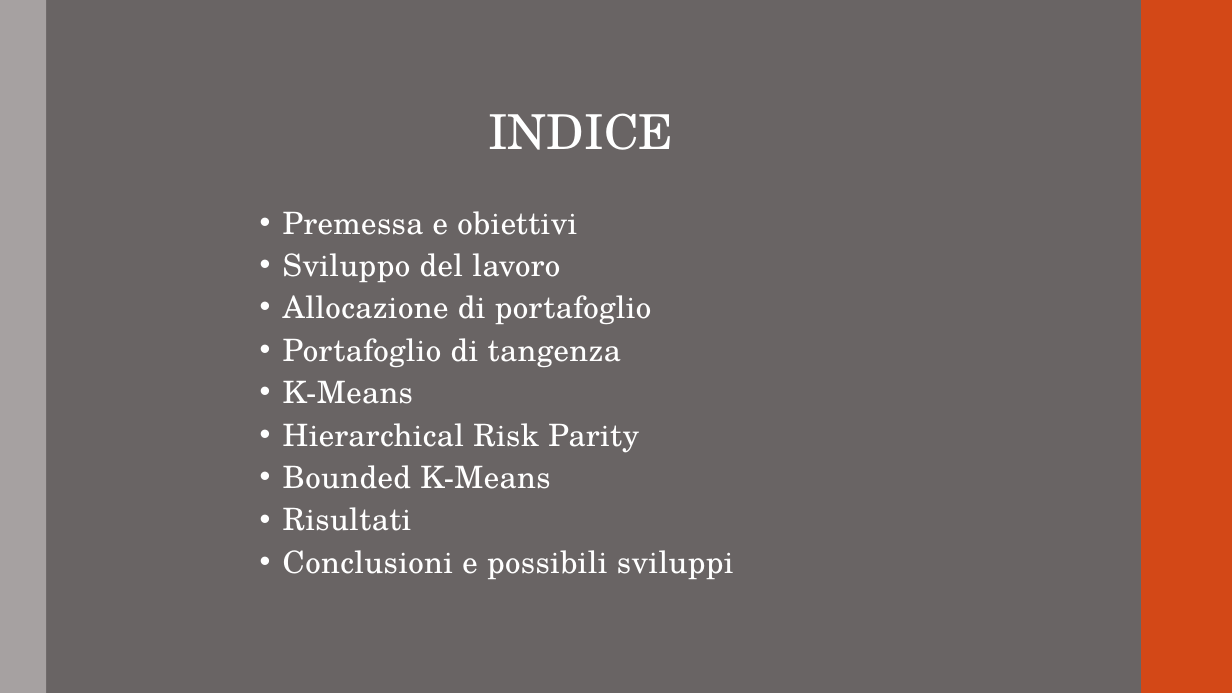
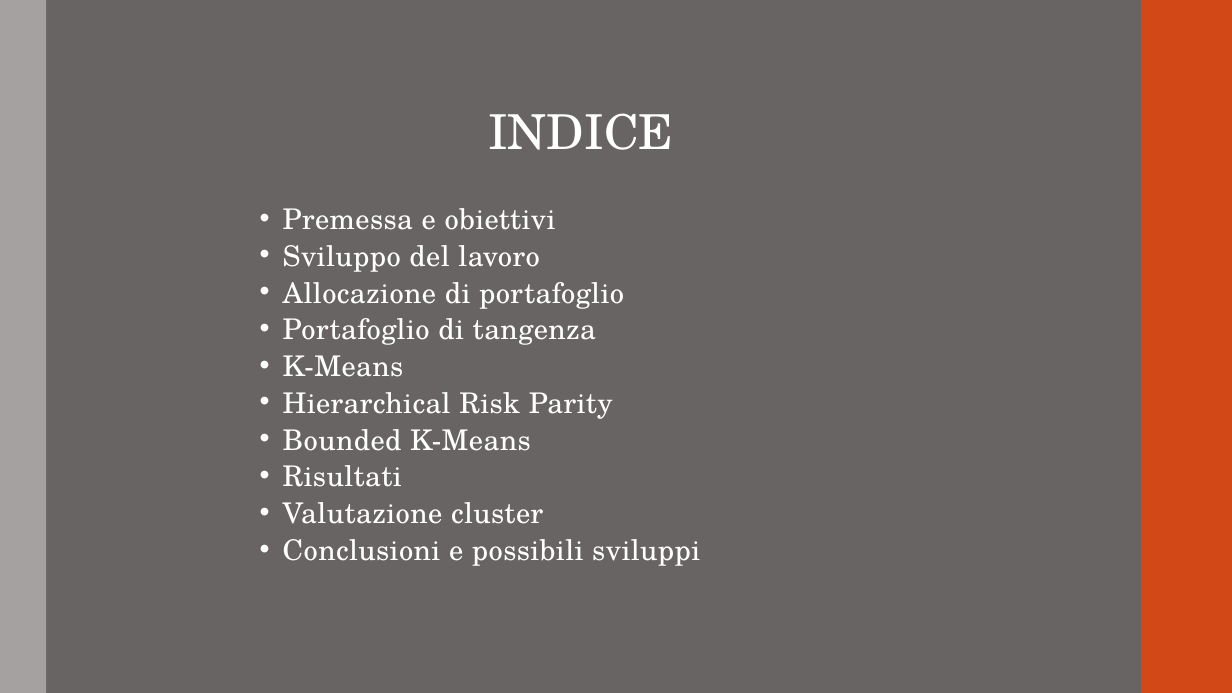
Before and after one commit to GiadaV/PROGETTO-PYTHON, a slide deck: slide 2 of presentazione.pptx. Drawn at 1232x693 pixels with LibreOffice and Linux fonts; fonts in the diff are those of the drawing. Boxes give left, top, right and bottom in pixels: in the first picture for what was removed or moved away, otherwise in the second. Text is boxed around its words. In the diff, an @@ line names an element or a change of style, - is before the commit and + after.

```diff
--- a/presentazione.pptx
+++ b/presentazione.pptx
@@ text at (x1=283, y1=208, x2=700, y2=566): size 24 to 22.2 pt in "Premessa e obiettivi", "Sviluppo del lavoro", "Allocazione di portafoglio", "Portafoglio di tangenza" and 5 more places; line spacing 0.8 to 0.7 @@
@@ text at (x1=283, y1=502, x2=543, y2=524): paragraph added @@
+• Valutazione cluster
```
Also in this commit, not shown: 3 other slides changed, 2 slides added.
